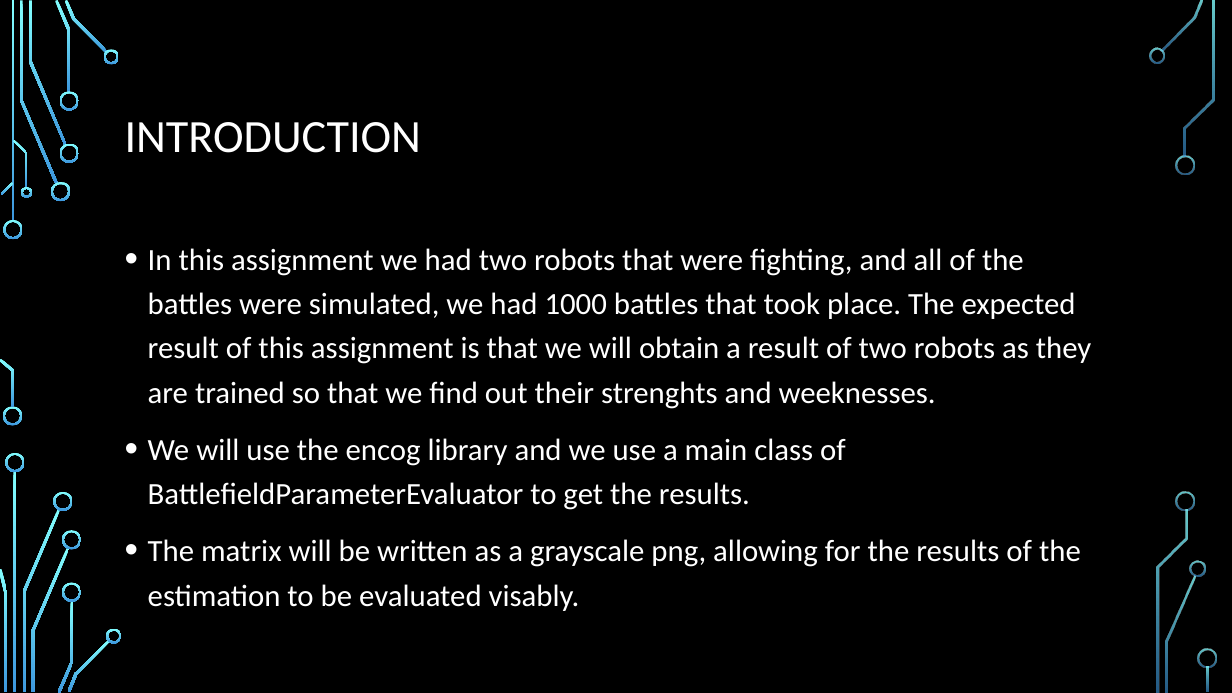
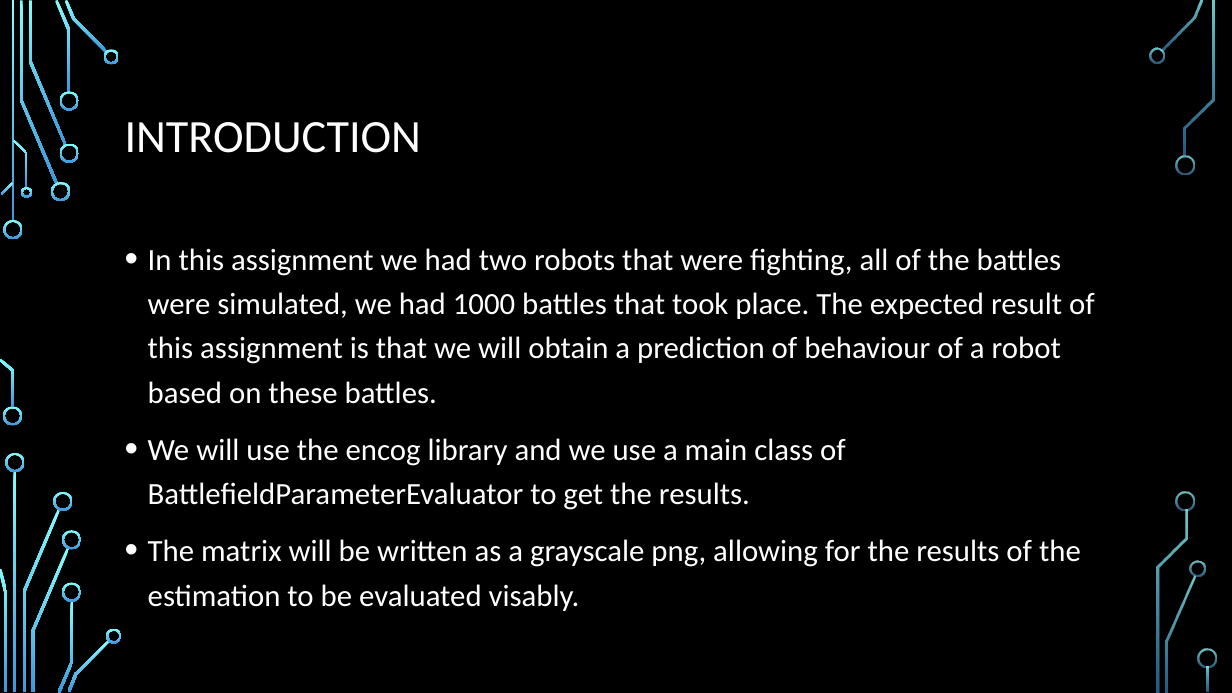
Before and after one commit to kacper97/NeuralNetworks, a slide deck: slide 2 of Presentation 3.pptx. Drawn at 1232x693 pixels with LibreOffice and Linux fonts; fonts in the diff are those of the drawing; background and template pictures are left out. Boxes give left, top, right and bottom in pixels: in the first picture for what was removed or moved away, otherwise in the second. Text is boxed around its words. In the diff, an @@ line names an element or a change of style, - is before the commit and + after.

```diff
--- a/Presentation 3.pptx
+++ b/Presentation 3.pptx
@@ text at [148, 248, 1095, 404]: text changed @@
-• In this assignment we had two robots that were fighting, and all of the battles were simulated, we had 1000 battles that took place. The expected result of this assignment is that we will obtain a result of two robots as they are trained so that we find out their strenghts and weeknesses.
+• In this assignment we had two robots that were fighting, all of the battles were simulated, we had 1000 battles that took place. The expected result of this assignment is that we will obtain a prediction of behaviour of a robot based on these battles.
```
Also in this commit, not shown: 4 other slides changed.
